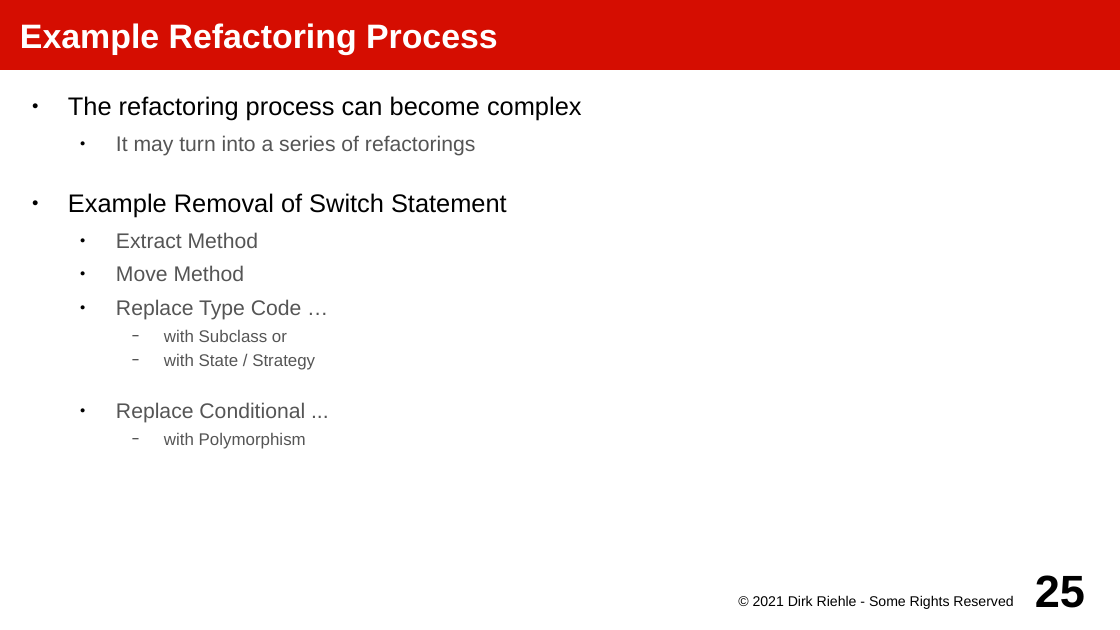
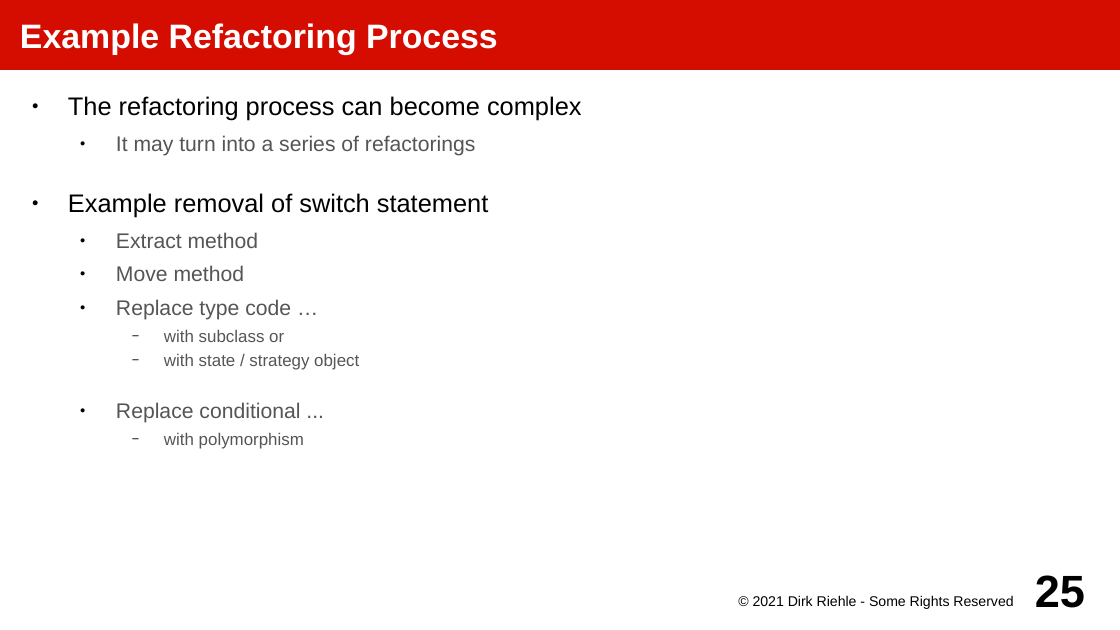
Before and after one commit to dirkriehle/amos-course, a slide deck: slide 25 of Lecture slides/AMOS E02 - Programming Practices.odp. Drawn at 1120x630 pixels with LibreOffice and Linux fonts; fonts in the diff are those of the drawing. Boxes give left, top, right and bottom in pixels: in the first picture for what was removed or moved away, otherwise in the second. Text is boxed around its words. In the diff, an @@ line names an element or a change of style, - is before the commit and + after.

```diff
--- a/Lecture slides/AMOS E02 - Programming Practices.odp
+++ b/Lecture slides/AMOS E02 - Programming Practices.odp
@@ text at box(68, 193, 488, 449): text changed @@
-● Example Removal of Switch Statement
-  ● Extract Method
-  ● Move Method
-  ● Replace Type Code …
-    − with Subclass or
-    − with State / Strategy
-  ● Replace Conditional ...
-    − with Polymorphism
+● Example removal of switch statement
+  ● Extract method
+  ● Move method
+  ● Replace type code …
+    − with subclass or
+    − with state / strategy object
+  ● Replace conditional ...
+    − with polymorphism
```
Also in this commit, not shown: 9 other slides changed, 3 other files.
